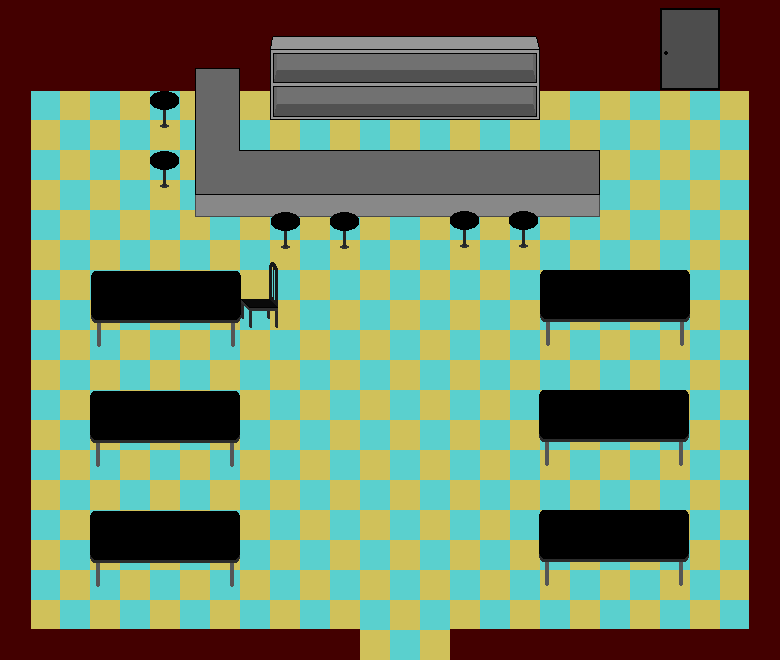
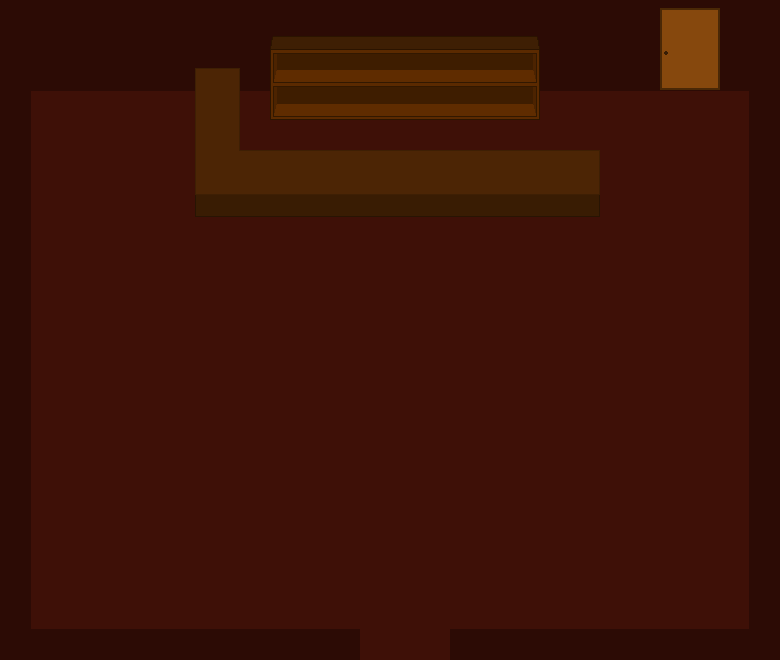
Two versions of the same layered image (780 × 660). Layer-by-layer changes:
hid "Layer" over bbox(90, 91, 690, 587)
painted on "Background" over bbox(0, 0, 780, 660)
hid "Background copy" over bbox(0, 0, 780, 660)
added layer "Layer #1" over bbox(0, 0, 780, 660)
